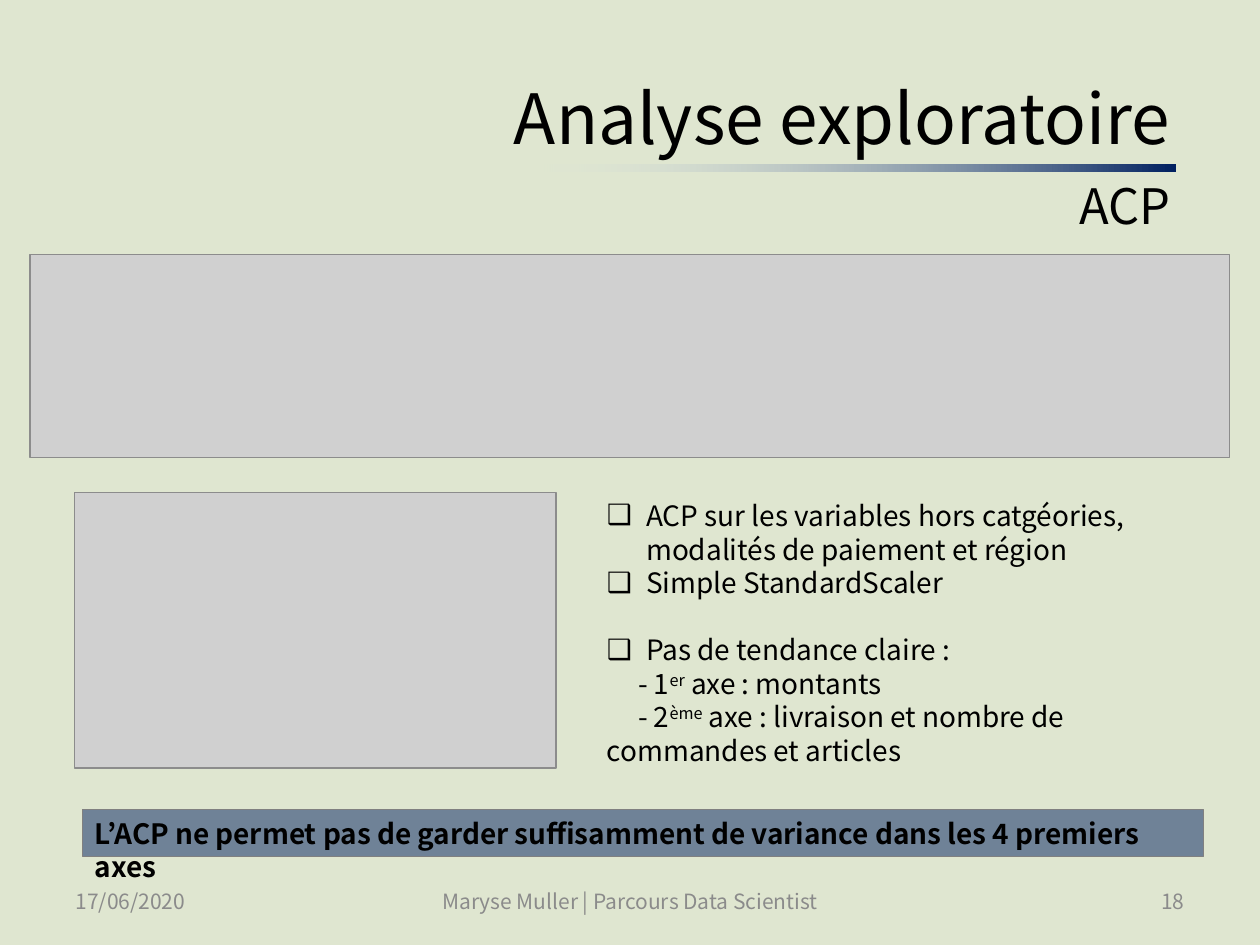
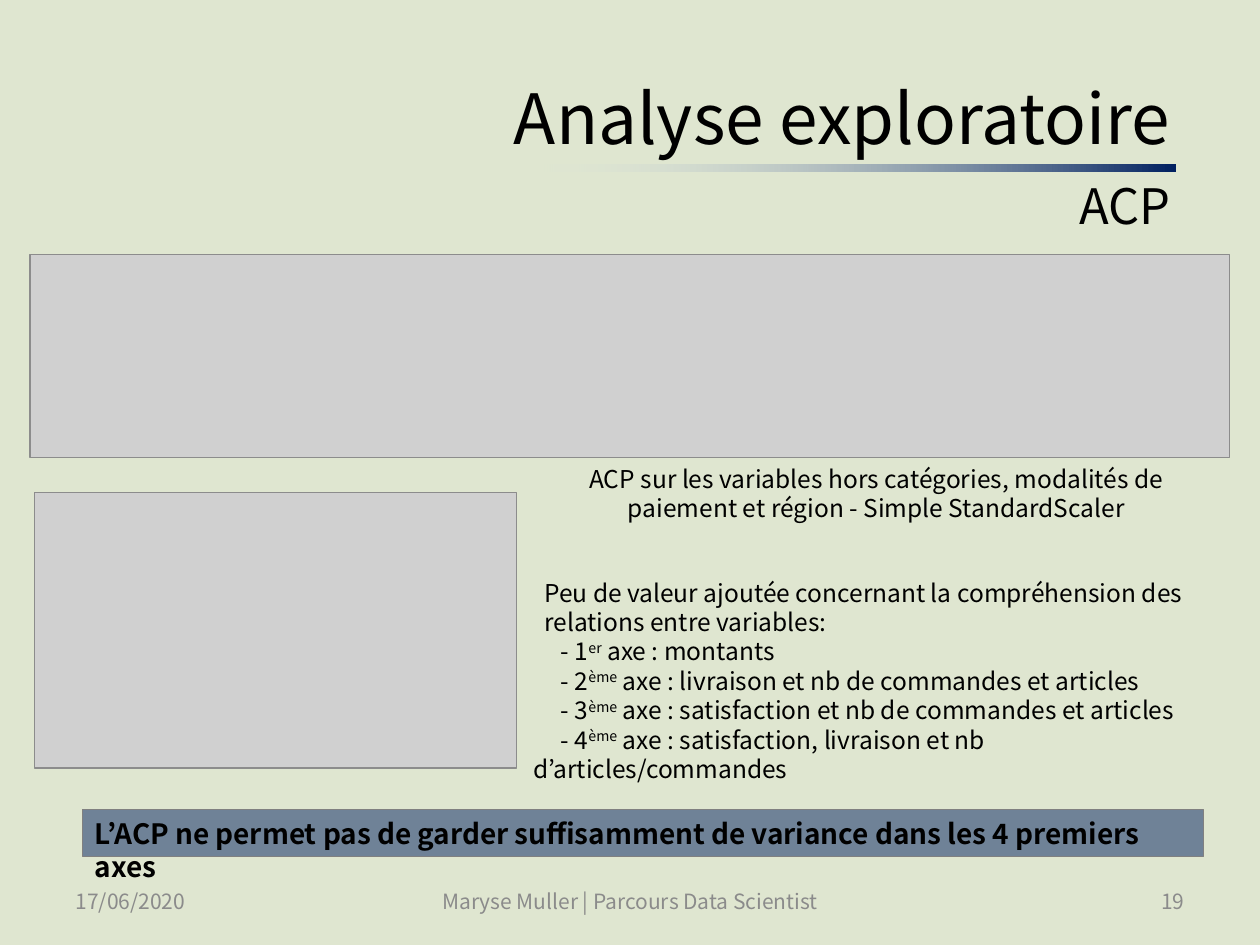
Before and after one commit to SmellyArmure/OC_DS_Project5, a slide deck: slide 19 of PRESENTATION/Projet5.pptx (slide 18 before the commit). Drawn at 1260x945 pixels with LibreOffice and Linux fonts; fonts in the diff are those of the drawing; grey boxes stand for pictures. Boxes give left, top, right and bottom in pixels: in the first picture for what was removed or moved away, otherwise in the second. Text is boxed around its words. In the diff, an @@ line names an element or a change of style, - is before the commit and + after.

Commit message:
PROJET TERMINE | P5_Cleaning_EDA_2 : ajouté des graphes de l'analyse temporelle pour la présentation | P5_Clustering : stabilité à l'initialisation des autres algorithmes de clustering, comparaison des résultats. | Présentation : Finalisation de la présentation - (soutenance passée avec succès).

```diff
--- a/PRESENTATION/Projet5.pptx
+++ b/PRESENTATION/Projet5.pptx
@@ text "ACP sur les variables hors ...": place and size @@
-text "ACP sur les variables hors ..." at (607,502,1124,762)
+text "ACP sur les variables hors ..." at (533,467,1182,783)
@@ text at (544,467,1182,632): text changed; size 16 to 14 pt @@
-❑ ACP sur les variables hors catgéories, modalités de paiement et région
-❑ Simple StandardScaler
-❑ Pas de tendance claire :
+ACP sur les variables hors catégories, modalités de paiement et région - Simple StandardScaler
+Peu de valeur ajoutée concernant la compréhension des
+relations entre variables:
@@ picture: place and size @@
-picture at (74,493,556,769)
+picture at (35,493,517,769)
@@ text at (607,643,774,661): size 16 to 14 pt in "- 1er axe : montants" @@
@@ text at (533,670,1174,783): text changed; size 16 to 14 pt @@
-- 2ème axe : livraison et nombre de commandes et articles
+- 2ème axe : livraison et nb de commandes et articles
+- 3ème axe : satisfaction et nb de commandes et articles
+- 4ème axe : satisfaction, livraison et nb d’articles/commandes
@@ page number at (1161,893,1184,909): text changed @@
-18
+19
```
Also in this commit, not shown: 12 other slides changed, 4 slides added, 3 other files.
